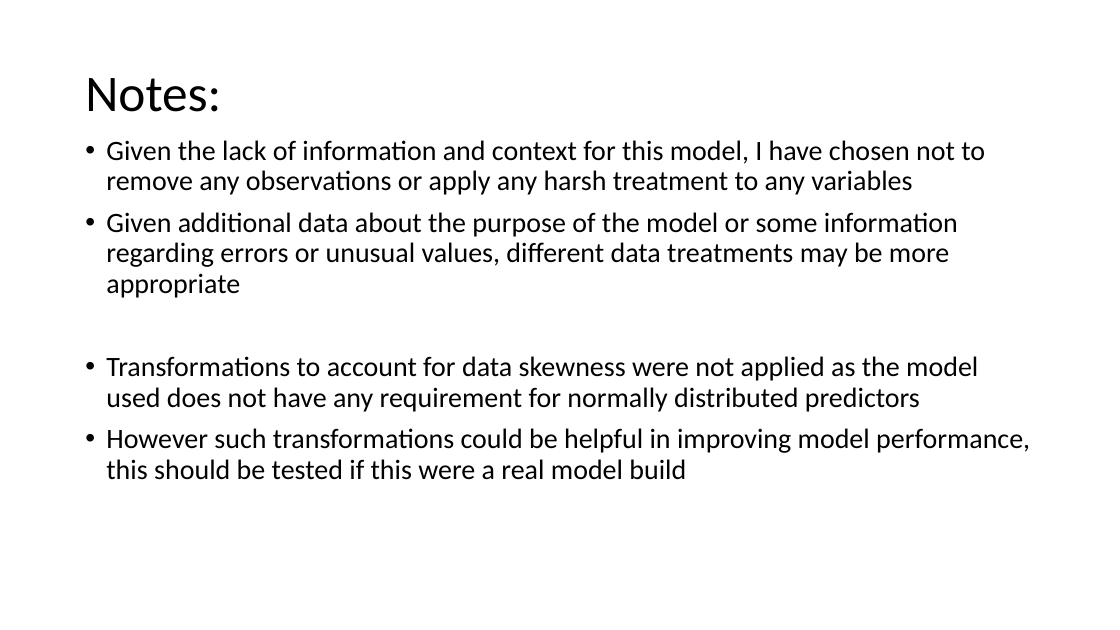
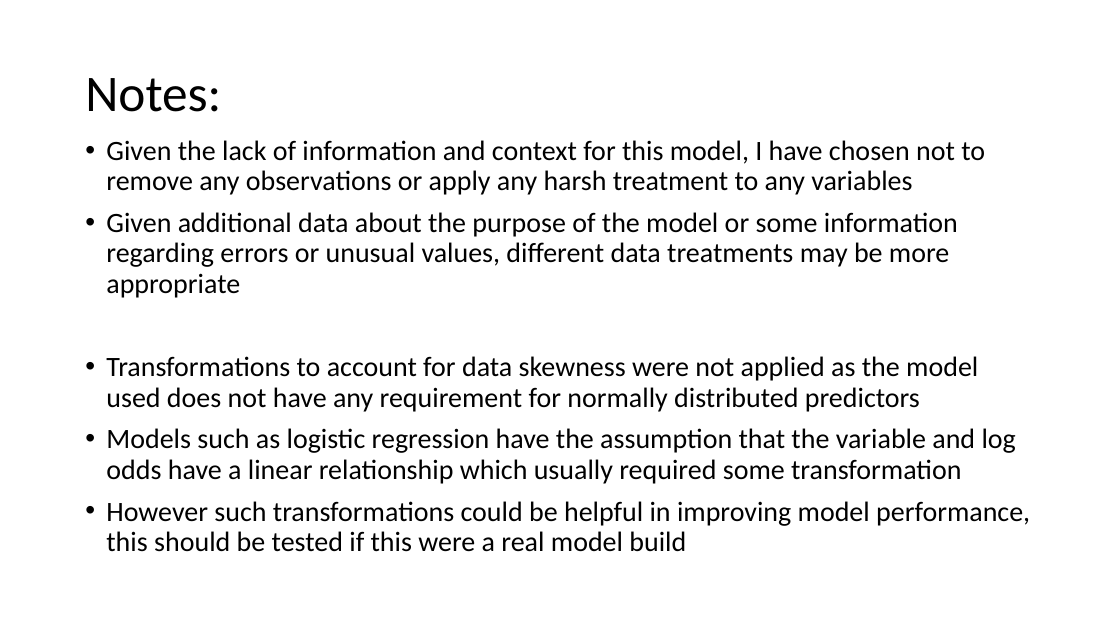
Before and after one commit to matthewjones-perth/givemesomecredit, a slide deck: slide 20 of Paidy Dataset Exercise.pptm. Drawn at 1120x630 pixels with LibreOffice and Linux fonts; fonts in the diff are those of the drawing. Boxes give left, top, right and bottom in pixels: in the first picture for what was removed or moved away, otherwise in the second. Text is boxed around its words. In the diff, an @@ line names an element or a change of style, - is before the commit and + after.

```diff
--- a/Paidy Dataset Exercise.pptm
+++ b/Paidy Dataset Exercise.pptm
@@ text at (x1=106, y1=428, x2=1016, y2=484): paragraph added @@
+• Models such as logistic regression have the assumption that the variable and log odds have a linear relationship which usually required some transformation
```
Also in this commit, not shown: 16 other slides changed, 2 slides added, 1 slide removed, 2 other files.
